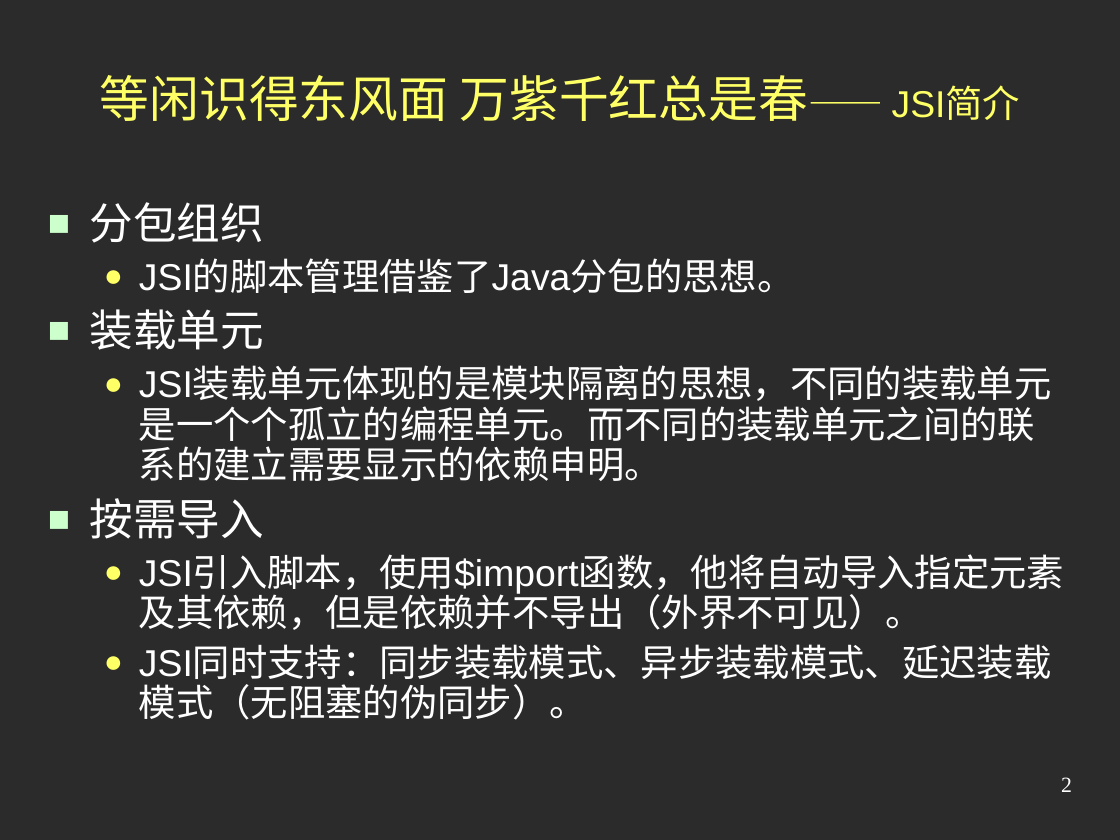
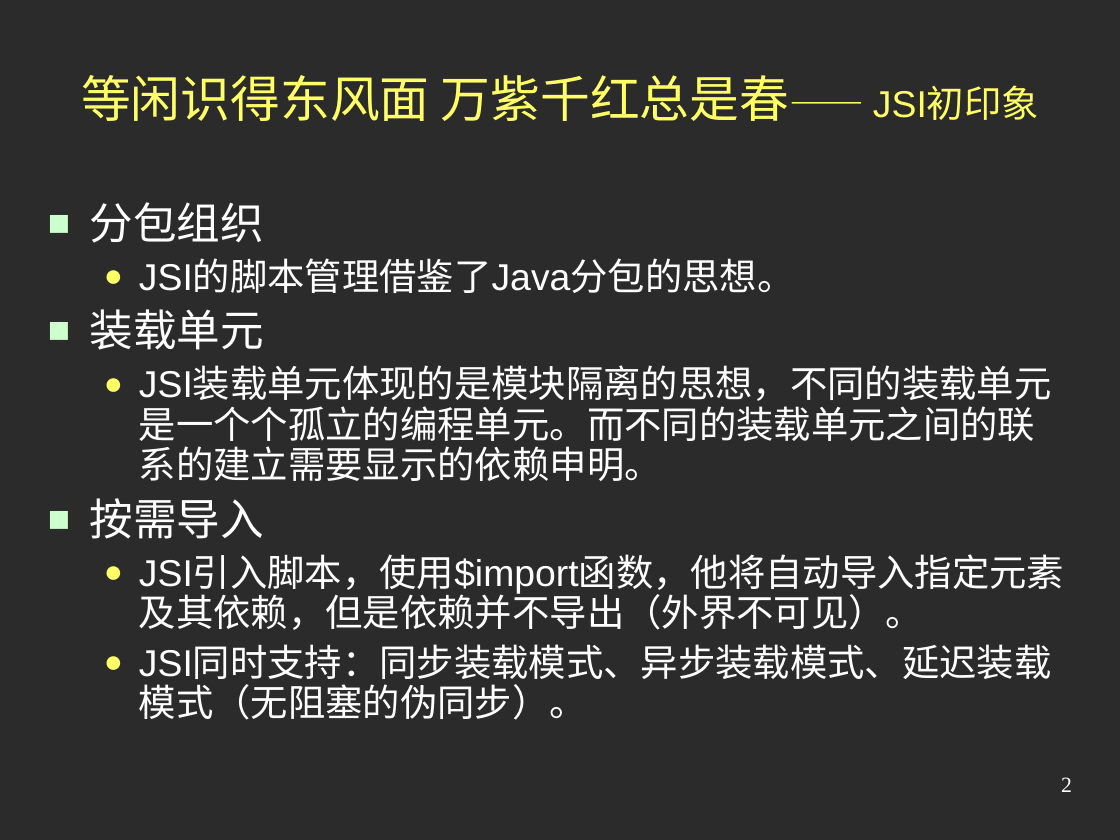
Before and after one commit to jindw/jsi, a slide deck: slide 2 of trunk/JSI2/web/doc/Preview2.ppt. Drawn at 1120x840 pixels with LibreOffice and Linux fonts; fonts in the diff are those of the drawing; background and template pictures are left out; a plain dark background stands for a picture behind light text. Boxes give left, top, right and bottom in pixels: in the first picture for what was removed or moved away, otherwise in the second. Text is boxed around its words. In the diff, an @@ line names an element or a change of style, - is before the commit and + after.

```diff
--- a/trunk/JSI2/web/doc/Preview2.ppt
+++ b/trunk/JSI2/web/doc/Preview2.ppt
@@ title at <box>81,75,1039,121</box>: text changed @@
-等闲识得东风面 万紫千红总是春—— JSI简介
+等闲识得东风面 万紫千红总是春—— JSI初印象
```
Also in this commit, not shown: 2 other slides changed, 1 other file.
